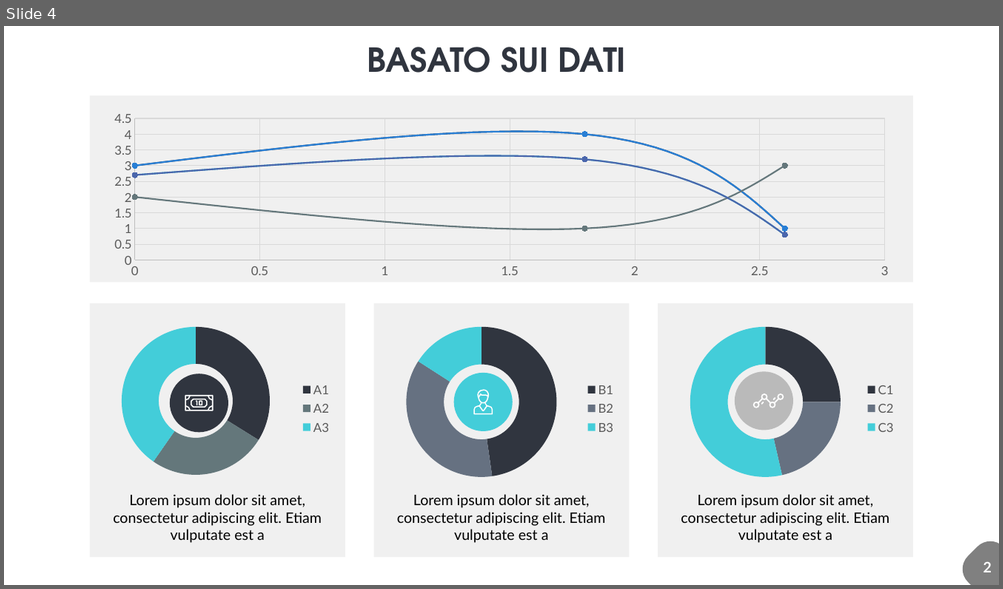
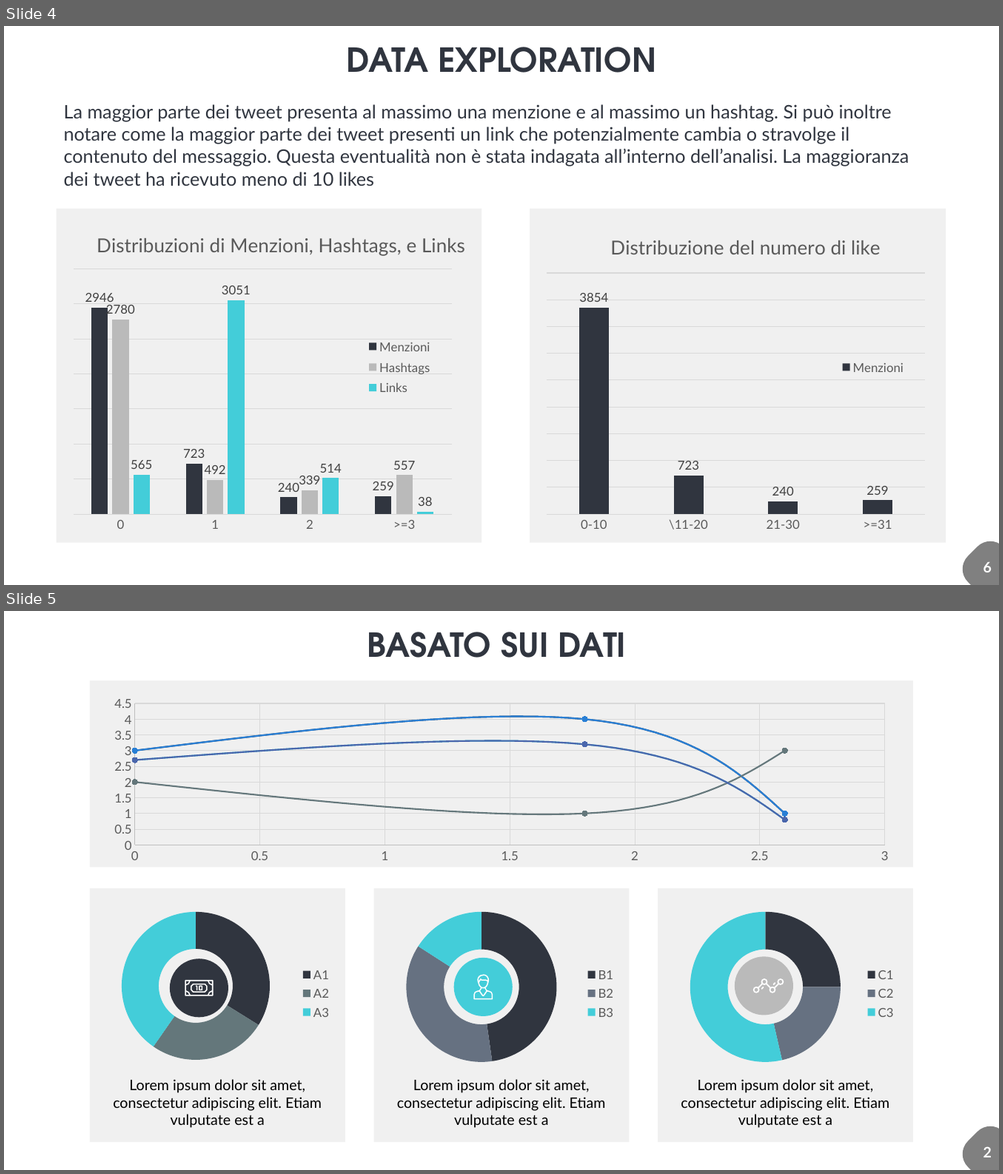
Before and after one commit to giulionenna/Progetto_BI2021, a slide deck: PRESENTAZIONE.pptx. Shown one above the other, each under a label of ours: slide 4 before the commit, slides 4 and 5 after it. The pictures are 1003x589 and 1003x1174 pixels, drawn with LibreOffice and Linux fonts; fonts in the diff are those of the drawing. Boxes give left, top, right and bottom in pixels: in the first picture for what was removed or moved away, otherwise in the second. Text is boxed around its words. In the diff, an @@ line names an element or a change of style, - is before the commit and + after.

Commit message:
Finito data exploration powerpoint

```diff
--- a/PRESENTAZIONE.pptx
+++ b/PRESENTAZIONE.pptx
@@ slide 4 added at [4,26,999,585], background #FFFFFF @@
@@ text added at [347,47,656,73], 32 pt, text #30353F, bold @@
+DATA EXPLORATION
@@ text added at [64,104,908,186], 18 pt, text #30353F @@
+La maggior parte dei tweet presenta al massimo una menzione e al massimo un hashtag. Si può inoltre notare come la maggior parte dei tweet presenti un link che potenzialmente cambia o stravolge il contenuto del messaggio. Questa eventualità non è stata indagata all’interno dell’analisi. La maggioranza dei tweet ha ricevuto meno di 10 likes
@@ rectangle added at [57,209,481,543], fill #CFCFCF at 30% opacity @@
@@ column chart added at [64,221,536,539] @@
+title "Distribuzioni di Menzioni, Hashtags, e Links "
+categories: 0, 1, 2, >=3
+Menzioni: 2946, 723, 240, 259
+Hashtags: 2780, 492, 339, 557
+Links: 565, 3051, 514, 38
@@ rectangle added at [530,209,946,543], fill #CFCFCF at 30% opacity @@
@@ column chart added at [538,221,999,539] @@
+title "Distribuzione del numero di like "
+categories: 0-10, \11-20, 21-30, >=31
+Menzioni: 3854, 723, 240, 259
@@ freeform shape added at [955,535,999,585], fill #808080 @@
@@ text added at [983,562,991,573], 14 pt, text #FFFFFF, bold @@
+6
@@ what was slide 4 is now slide 5 @@
```
Also in this commit, not shown: 1 slide changed, 1 slide removed, 3 other files.
